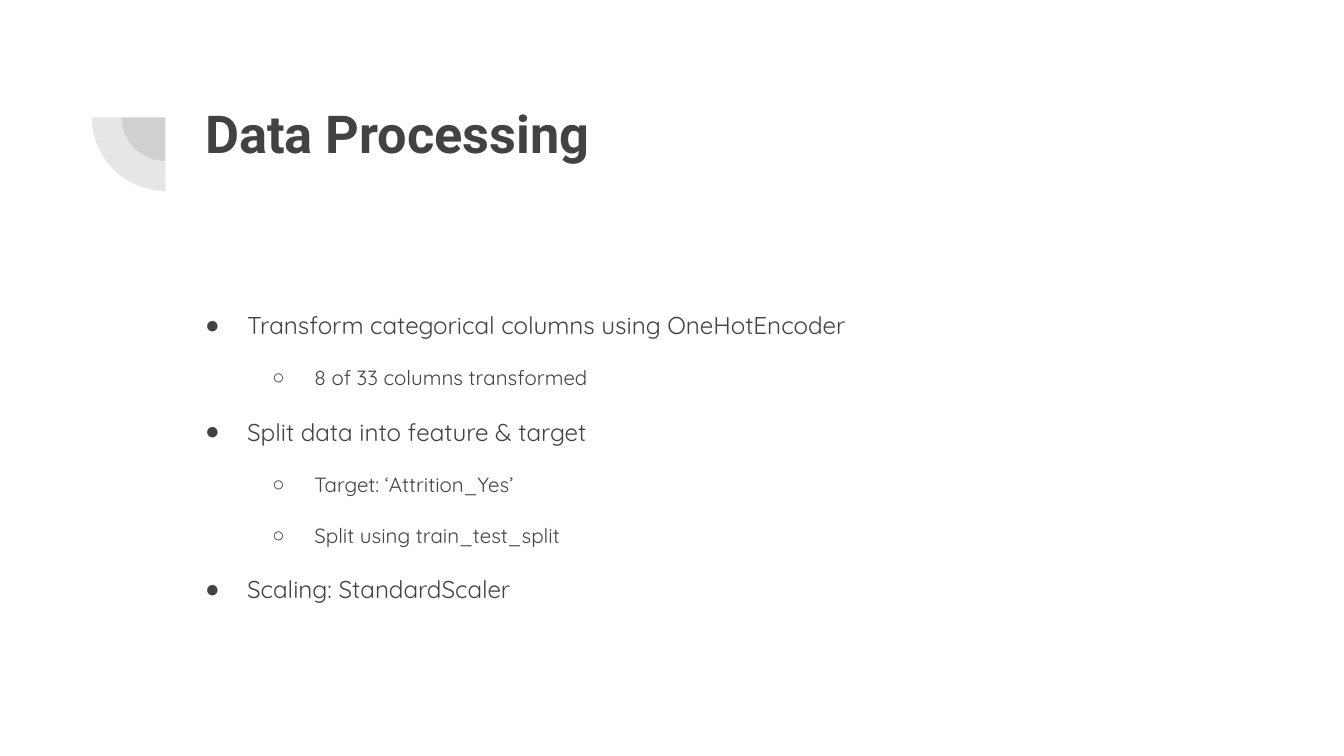
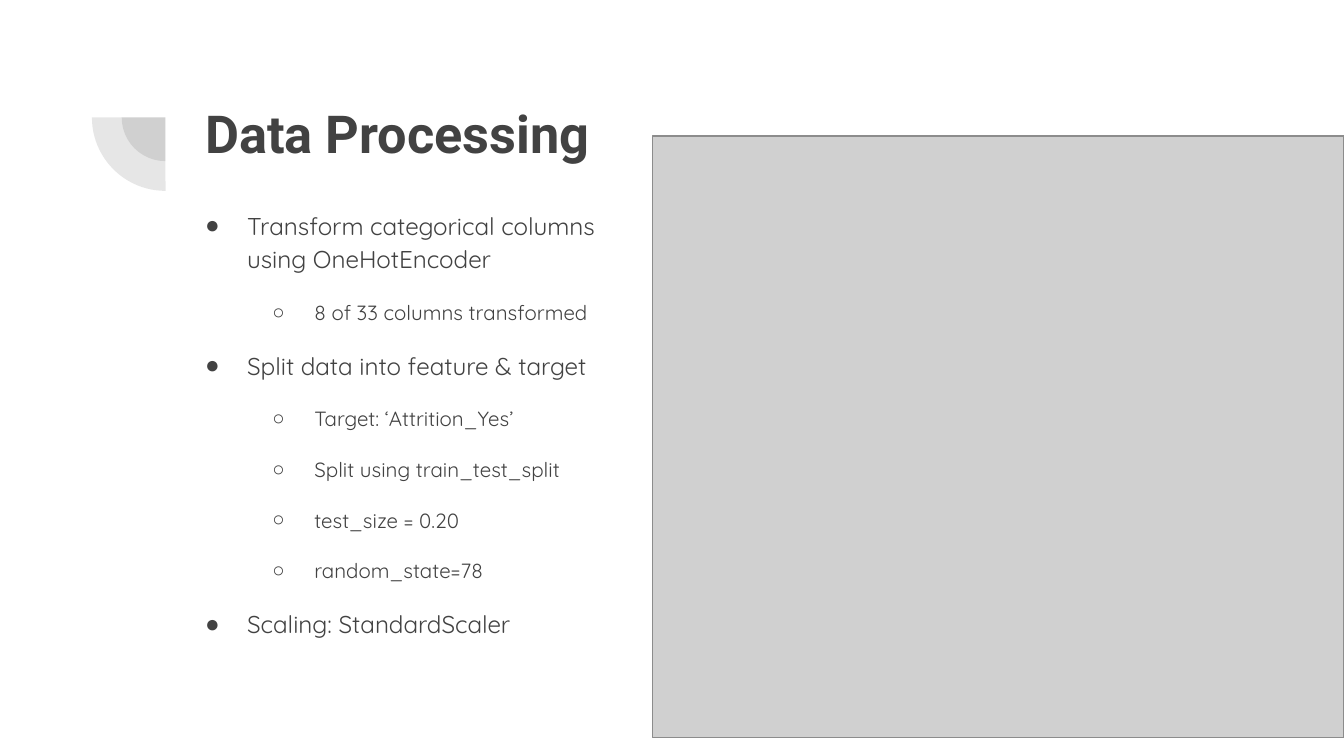
Before and after one commit to lykkelig/Group6_Final_Project, a slide deck: slide 11 of Presentation/Final Project Presentation.pptx (slide 9 before the commit). Drawn at 1344x756 pixels with LibreOffice and Linux fonts; fonts in the diff are those of the drawing; grey boxes stand for pictures. Boxes give left, top, right and bottom in pixels: in the first picture for what was removed or moved away, otherwise in the second. Text is boxed around its words. In the diff, an @@ line names an element or a change of style, - is before the commit and + after.

```diff
--- a/Presentation/Final Project Presentation.pptx
+++ b/Presentation/Final Project Presentation.pptx
@@ picture added at <box>652,136,1344,738</box> @@
@@ text "Transform categorical columns using OneHotEncoder": place and size @@
-text "Transform categorical columns using OneHotEncoder" at <box>247,316,845,603</box>
+text "Transform categorical columns using OneHotEncoder" at <box>247,217,595,638</box>
@@ text at <box>314,513,483,582</box>: paragraphs added @@
+  ○ test_size = 0.20
+  ○ random_state=78
```
Also in this commit, not shown: 7 other slides changed, 3 slides added, 3 slides removed, 2 other files.
